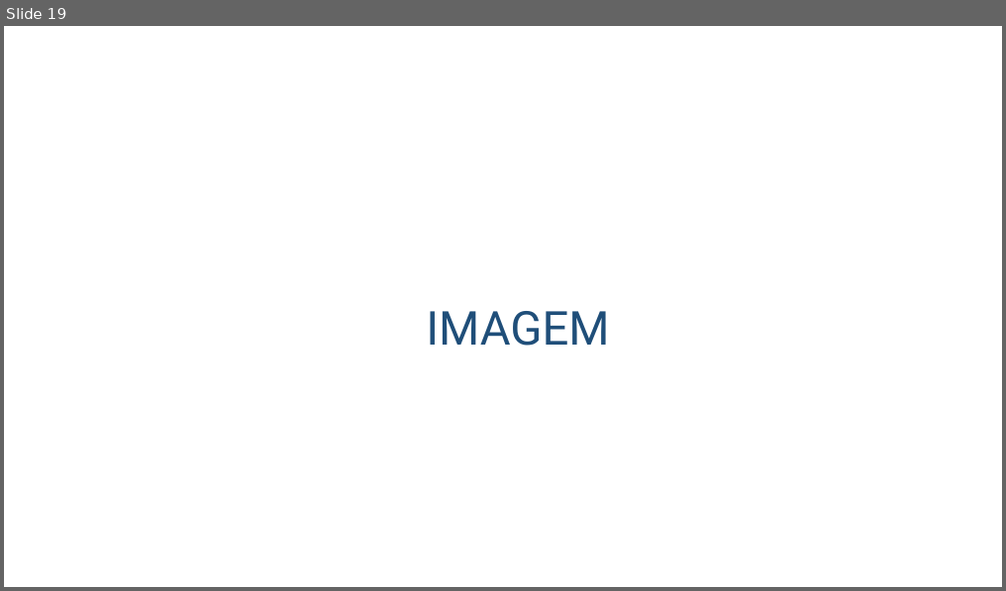
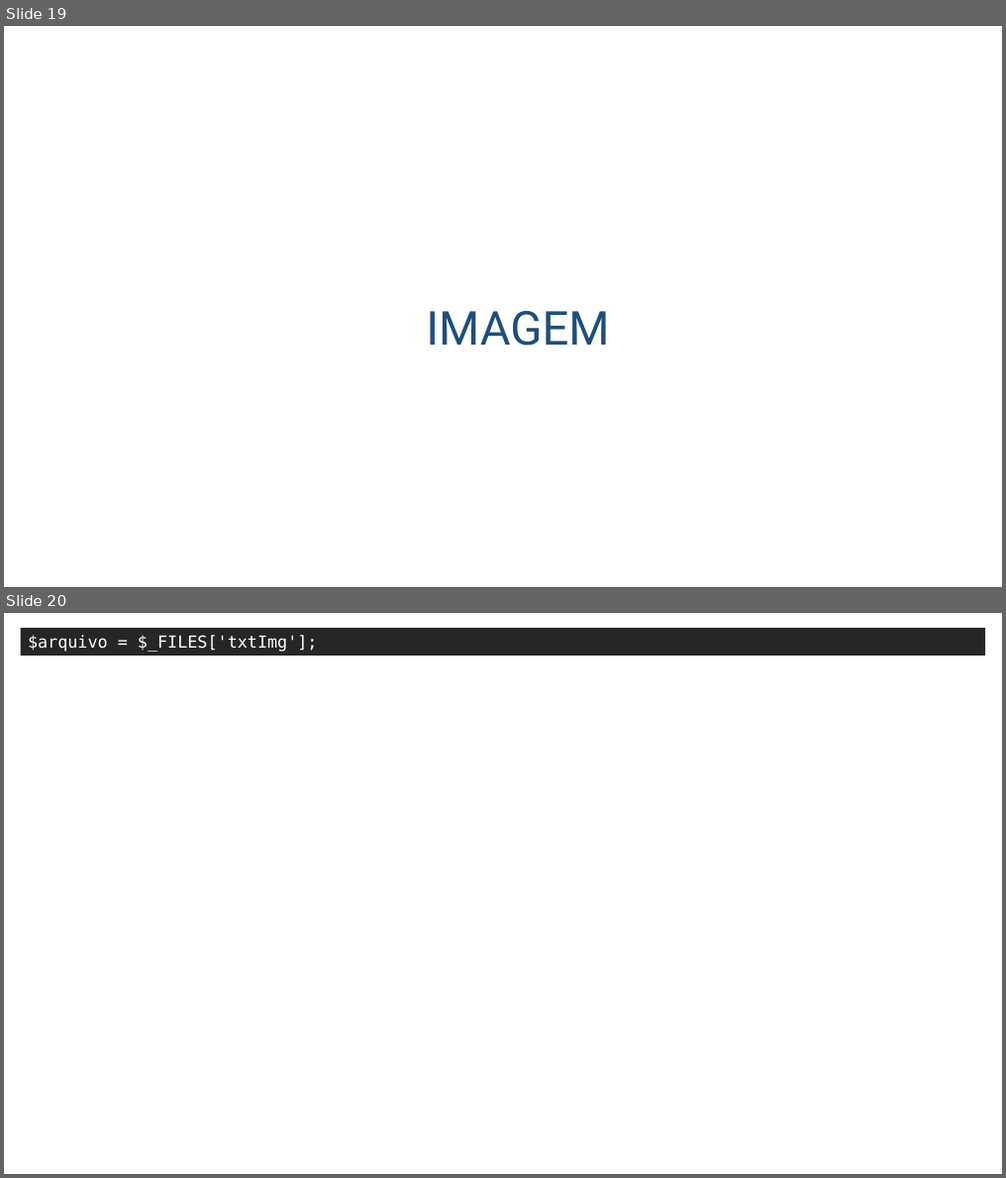
Before and after one commit to profpedrosenac/T15_WEB, a slide deck: _PHP/_MiniProjeto/Docs/Aula_PHP.pptx. Shown one above the other, each under a label of ours: slide 19 before the commit, slides 19 and 20 after it. The pictures are 1006x591 and 1006x1178 pixels, drawn with LibreOffice and Linux fonts; fonts in the diff are those of the drawing; background and template pictures are left out. Boxes give left, top, right and bottom in pixels: in the first picture for what was removed or moved away, otherwise in the second. Text is boxed around its words. In the diff, an @@ line names an element or a change of style, - is before the commit and + after.

```diff
--- a/_PHP/_MiniProjeto/Docs/Aula_PHP.pptx
+++ b/_PHP/_MiniProjeto/Docs/Aula_PHP.pptx
@@ slide 20 added at [4, 613, 1002, 1174], background picture (left out) @@
@@ rectangle added at [21, 628, 985, 656], fill #262626, 16 pt, text #FFFFFF @@
+$arquivo = $_FILES['txtImg'];
```
Also in this commit, not shown: 1 slide removed.
